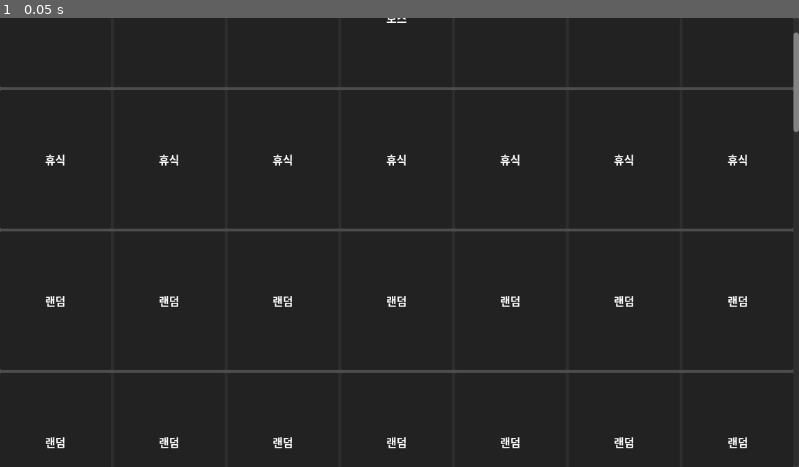
Above: before the commit, frame 1.
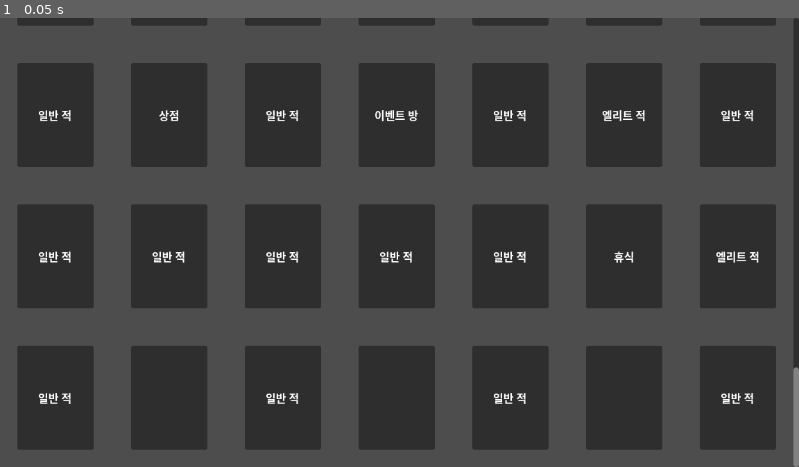
Above: after the commit, the same moment.

Repository: scy0416/The-Gambler
Game: Godot game, scene res://Map/Map.tscn
Two runs of this game, one before a commit and one after it. Both use one fixed random seed, a clock stepped at 60 frames per second and the inputs below. The project has no main scene, so this scene is started directly.
Inputs:
- Up to frame 1 (0.05 s): no input

The runs differ from the first frame. In frame 1, 54% of the frame differs, in the area x 0-100%, y 0-100%.

Commit message:
전체 맵 생성 로직 완성

Diff:
--- /dev/null
+++ b/Map/Map.gd
@@ -0,0 +1,5 @@
+extends Node
+
+
+func _ready():
+	$UI/ScrollContainer.set_deferred("scroll_vertical", 2408)
--- a/Map/Map.tscn
+++ b/Map/Map.tscn
@@ -1,8 +1,10 @@
-[gd_scene load_steps=2 format=3 uid="uid://d2ovnuxk0q4j3"]
+[gd_scene load_steps=3 format=3 uid="uid://d2ovnuxk0q4j3"]
 
-[ext_resource type="PackedScene" uid="uid://m4ddqskyou0k" path="res://MapLevel/MapLevel.tscn" id="1_i2b12"]
+[ext_resource type="PackedScene" uid="uid://c1qluswy2ugkn" path="res://MapLevel/MapLevel.tscn" id="1_i2b12"]
+[ext_resource type="Script" path="res://Map/Map.gd" id="1_pvoih"]
 
 [node name="Map" type="Node"]
+script = ExtResource("1_pvoih")
 
 [node name="UI" type="Control" parent="."]
 layout_mode = 3
@@ -11,6 +13,11 @@
 anchor_bottom = 1.0
 grow_horizontal = 2
 grow_vertical = 2
+
+[node name="Lines" type="Control" parent="UI"]
+anchors_preset = 0
+offset_right = 40.0
+offset_bottom = 40.0
 
 [node name="ScrollContainer" type="ScrollContainer" parent="UI"]
 layout_mode = 1
--- a/MapLevel/MapLevel.gd
+++ b/MapLevel/MapLevel.gd
@@ -3,19 +3,21 @@
 # 최초 작성일: 2023.11.05
 # 목적: 맵의 각 레벨을 처리하는 스크립트
 #========================================
-extends Panel
+extends Control
 class_name MapLevel
 
 @export var level:int
 @export var nextLevel:MapLevel
 
-@onready var map1 = $MapNode/Map1
-@onready var map2 = $MapNode/Map2
-@onready var map3 = $MapNode/Map3
-@onready var map4 = $MapNode/Map4
-@onready var map5 = $MapNode/Map5
-@onready var map6 = $MapNode/Map6
-@onready var map7 = $MapNode/Map7
+@onready var map1 = $MapNodeContainer/MapNode
+@onready var map2 = $MapNodeContainer/MapNode2
+@onready var map3 = $MapNodeContainer/MapNode3
+@onready var map4 = $MapNodeContainer/MapNode4
+@onready var map5 = $MapNodeContainer/MapNode5
+@onready var map6 = $MapNodeContainer/MapNode6
+@onready var map7 = $MapNodeContainer/MapNode7
+
+@onready var mapNodeList = [map1, map2, map3, map4, map5, map6, map7]
 
 
 func _ready():
@@ -32,25 +34,31 @@
 	# 1은 일반적 4개, 14는 휴식방, 15는 보스방 하나
 	match level:
 		1:
-			map1.get_child(0).text = "일반 적"
-			map3.get_child(0).text = "일반 적"
-			map5.get_child(0).text = "일반 적"
-			map7.get_child(0).text = "일반 적"
+			map1.get_child(0).get_child(0).text = "일반 적"
+			map3.get_child(0).get_child(0).text = "일반 적"
+			map5.get_child(0).get_child(0).text = "일반 적"
+			map7.get_child(0).get_child(0).text = "일반 적"
 		14:
-			map1.get_child(0).text = "휴식"
-			map2.get_child(0).text = "휴식"
-			map3.get_child(0).text = "휴식"
-			map4.get_child(0).text = "휴식"
-			map5.get_child(0).text = "휴식"
-			map6.get_child(0).text = "휴식"
-			map7.get_child(0).text = "휴식"
+			map1.get_child(0).get_child(0).text = "휴식"
+			map2.get_child(0).get_child(0).text = "휴식"
+			map3.get_child(0).get_child(0).text = "휴식"
+			map4.get_child(0).get_child(0).text = "휴식"
+			map5.get_child(0).get_child(0).text = "휴식"
+			map6.get_child(0).get_child(0).text = "휴식"
+			map7.get_child(0).get_child(0).text = "휴식"
 		15:
-			map4.get_child(0).text = "보스"
+			map4.get_child(0).get_child(0).text = "보스"
 		_:
-			map1.get_child(0).text = "랜덤"
-			map2.get_child(0).text = "랜덤"
-			map3.get_child(0).text = "랜덤"
-			map4.get_child(0).text = "랜덤"
-			map5.get_child(0).text = "랜덤"
-			map6.get_child(0).text = "랜덤"
-			map7.get_child(0).text = "랜덤"
+			for node in mapNodeList:
+				var factor = randi_range(1, 100)
+
+				if 1 <= factor and factor <= 7: # 휴식
+					node.get_child(0).get_child(0).text = "휴식"
+				elif 7 < factor and factor <= 27: # 이벤트
+					node.get_child(0).get_child(0).text = "이벤트 방"
+				elif 27 < factor and factor <= 32: # 엘리트 적
+					node.get_child(0).get_child(0).text = "엘리트 적"
+				elif 32 < factor and factor <= 35: # 상점
+					node.get_child(0).get_child(0).text = "상점"
+				elif 35 < factor and factor <= 100: # 일반 적
+					node.get_child(0).get_child(0).text = "일반 적"
--- a/MapLevel/MapLevel.tscn
+++ b/MapLevel/MapLevel.tscn
@@ -1,9 +1,11 @@
-[gd_scene load_steps=2 format=3 uid="uid://m4ddqskyou0k"]
+[gd_scene load_steps=3 format=3 uid="uid://c1qluswy2ugkn"]
 
 [ext_resource type="Script" path="res://MapLevel/MapLevel.gd" id="1_8uvfa"]
+[ext_resource type="PackedScene" uid="uid://cmte44d6hixpp" path="res://MapNode/MapNode.tscn" id="2_kguwr"]
 
-[node name="MapLevel" type="Panel"]
+[node name="MapLevel" type="Control"]
 custom_minimum_size = Vector2(0, 200)
+layout_mode = 3
 anchors_preset = 15
 anchor_right = 1.0
 anchor_bottom = 1.0
@@ -11,7 +13,7 @@
 grow_vertical = 2
 script = ExtResource("1_8uvfa")
 
-[node name="MapNode" type="HBoxContainer" parent="."]
+[node name="MapNodeContainer" type="HBoxContainer" parent="."]
 layout_mode = 1
 anchors_preset = 15
 anchor_right = 1.0
@@ -19,100 +21,23 @@
 grow_horizontal = 2
 grow_vertical = 2
 
-[node name="Map1" type="Panel" parent="MapNode"]
+[node name="MapNode" parent="MapNodeContainer" instance=ExtResource("2_kguwr")]
 layout_mode = 2
-size_flags_horizontal = 3
 
-[node name="Label" type="Label" parent="MapNode/Map1"]
-layout_mode = 1
-anchors_preset = 15
-anchor_right = 1.0
-anchor_bottom = 1.0
-grow_horizontal = 2
-grow_vertical = 2
-horizontal_alignment = 1
-vertical_alignment = 1
+[node name="MapNode2" parent="MapNodeContainer" instance=ExtResource("2_kguwr")]
+layout_mode = 2
 
-[node name="Map2" type="Panel" parent="MapNode"]
+[node name="MapNode3" parent="MapNodeContainer" instance=ExtResource("2_kguwr")]
 layout_mode = 2
-size_flags_horizontal = 3
 
-[node name="Label" type="Label" parent="MapNode/Map2"]
-layout_mode = 1
-anchors_preset = 15
-anchor_right = 1.0
-anchor_bottom = 1.0
-grow_horizontal = 2
-grow_vertical = 2
-horizontal_alignment = 1
-vertical_alignment = 1
+[node name="MapNode4" parent="MapNodeContainer" instance=ExtResource("2_kguwr")]
+layout_mode = 2
 
-[node name="Map3" type="Panel" parent="MapNode"]
+[node name="MapNode5" parent="MapNodeContainer" instance=ExtResource("2_kguwr")]
 layout_mode = 2
-size_flags_horizontal = 3
 
-[node name="Label" type="Label" parent="MapNode/Map3"]
-layout_mode = 1
-anchors_preset = 15
-anchor_right = 1.0
-anchor_bottom = 1.0
-grow_horizontal = 2
-grow_vertical = 2
-horizontal_alignment = 1
-vertical_alignment = 1
+[node name="MapNode6" parent="MapNodeContainer" instance=ExtResource("2_kguwr")]
+layout_mode = 2
 
-[node name="Map4" type="Panel" parent="MapNode"]
+[node name="MapNode7" parent="MapNodeContainer" instance=ExtResource("2_kguwr")]
 layout_mode = 2
-size_flags_horizontal = 3
-
-[node name="Label" type="Label" parent="MapNode/Map4"]
-layout_mode = 1
-anchors_preset = 15
-anchor_right = 1.0
-anchor_bottom = 1.0
-grow_horizontal = 2
-grow_vertical = 2
-horizontal_alignment = 1
-vertical_alignment = 1
-
-[node name="Map5" type="Panel" parent="MapNode"]
-layout_mode = 2
-size_flags_horizontal = 3
-
-[node name="Label" type="Label" parent="MapNode/Map5"]
-layout_mode = 1
-anchors_preset = 15
-anchor_right = 1.0
-anchor_bottom = 1.0
-grow_horizontal = 2
-grow_vertical = 2
-horizontal_alignment = 1
-vertical_alignment = 1
-
-[node name="Map6" type="Panel" parent="MapNode"]
-layout_mode = 2
-size_flags_horizontal = 3
-
-[node name="Label" type="Label" parent="MapNode/Map6"]
-layout_mode = 1
-anchors_preset = 15
-anchor_right = 1.0
-anchor_bottom = 1.0
-grow_horizontal = 2
-grow_vertical = 2
-horizontal_alignment = 1
-vertical_alignment = 1
-
-[node name="Map7" type="Panel" parent="MapNode"]
-layout_mode = 2
-size_flags_horizontal = 3
-
-[node name="Label" type="Label" parent="MapNode/Map7"]
-layout_mode = 1
-anchors_preset = 15
-anchor_right = 1.0
-anchor_bottom = 1.0
-grow_horizontal = 2
-grow_vertical = 2
-horizontal_alignment = 1
-vertical_alignment = 1
--- /dev/null
+++ b/MapNode/MapNode.tscn
@@ -0,0 +1,26 @@
+[gd_scene format=3 uid="uid://cmte44d6hixpp"]
+
+[node name="MapNode" type="MarginContainer"]
+anchors_preset = 15
+anchor_right = 1.0
+anchor_bottom = 1.0
+grow_horizontal = 2
+grow_vertical = 2
+size_flags_horizontal = 3
+theme_override_constants/margin_left = 25
+theme_override_constants/margin_top = 25
+theme_override_constants/margin_right = 25
+theme_override_constants/margin_bottom = 25
+
+[node name="Panel" type="Panel" parent="."]
+layout_mode = 2
+
+[node name="Label" type="Label" parent="Panel"]
+layout_mode = 1
+anchors_preset = 15
+anchor_right = 1.0
+anchor_bottom = 1.0
+grow_horizontal = 2
+grow_vertical = 2
+horizontal_alignment = 1
+vertical_alignment = 1
